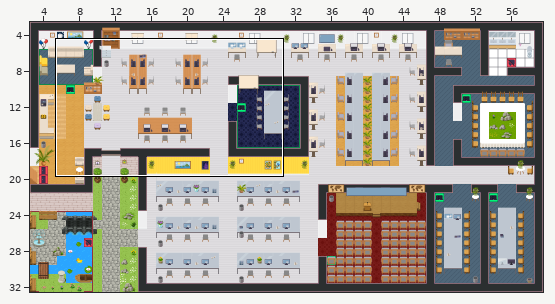
An edit to a level. Tiled map (JSON), GAD-office.tmj. The first picture is a wide view before the edit; the outline marks the close-up.
Close-up. Old version:
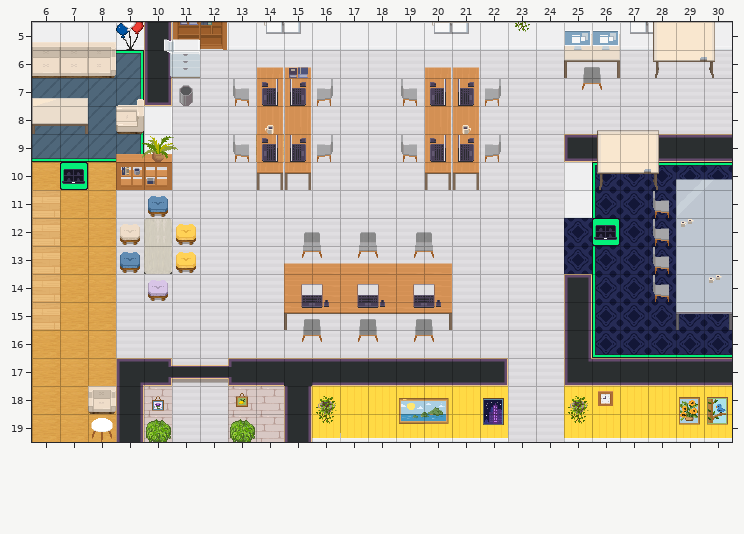
Cells are 32x32 px. Shown: x 6..30, y 5..19. The commit also changed other parts of the map, which this record leaves out.
And afterwards:
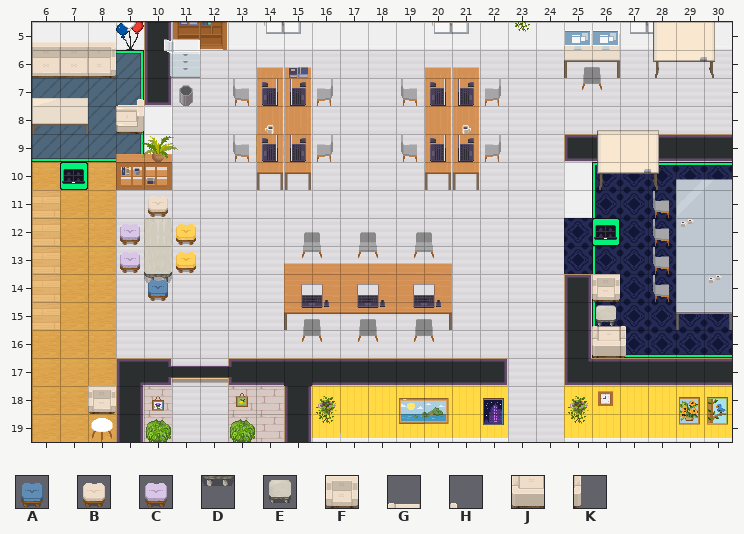
Key: from "Chunk 1": A 217, B 218, C 230, D 231; from "Chunk 2": E 66, F 67, G 121, H 122, J 123, K 124.
_ is an empty cell, . an unchanged one.
Difference:
--- layer "furniture/furniture1"
@@ x 9..10 @@
-11 .A
-12 B.
-13 A.
-14 .C
+11 .B
+12 C.
+13 C.
+14 .D
--- layer "furniture/furniture2"
@@ x 10..26 @@
-14 _..............._
-15 ................_
+14 A...............F
+15 ................E
--- layer "furniture/furniture3"
@@ x 26..27 @@
-15 __
-16 __
+15 GH
+16 JK
Boxes around the changes in both close-ups, in picture pixels (x1, y1, x2, y2):
changed: (120, 196, 172, 297)
added: (592, 274, 626, 358)
